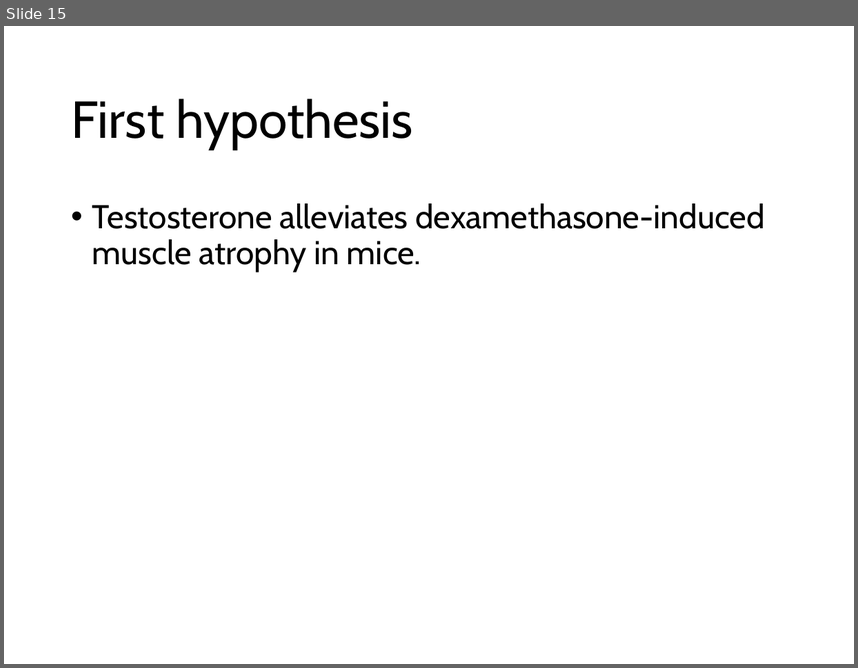
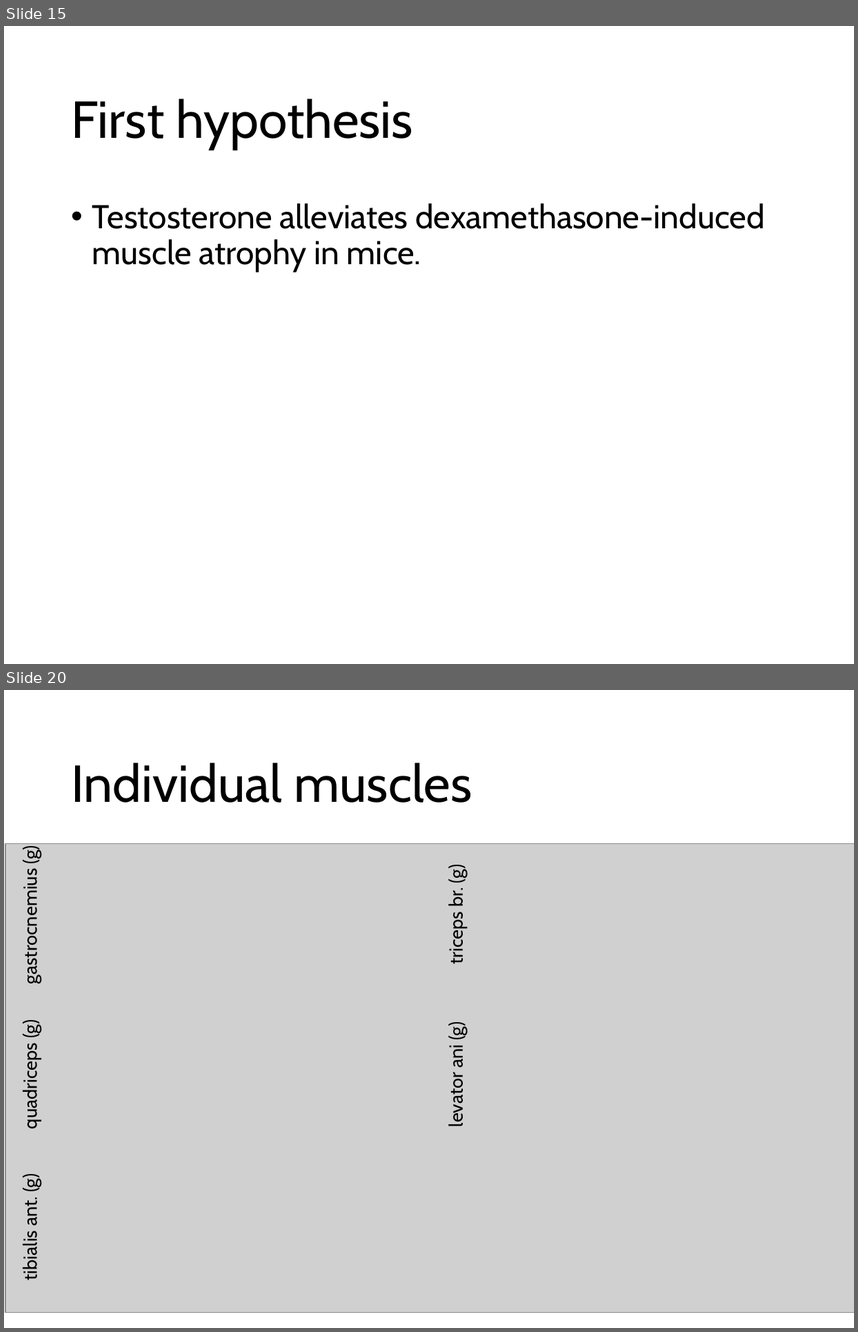
Before and after one commit to nvalexander/dissertation, a slide deck: defense.pptx. Shown one above the other, each under a label of ours: slide 15 before the commit, slides 15 and 20 after it; the slides between them are not shown. The pictures are 858x668 and 858x1332 pixels, drawn with LibreOffice and Linux fonts; fonts in the diff are those of the drawing; grey boxes stand for pictures. Boxes give left, top, right and bottom in pixels: in the first picture for what was removed or moved away, otherwise in the second. Text is boxed around its words. In the diff, an @@ line names an element or a change of style, - is before the commit and + after.

```diff
--- a/defense.pptx
+++ b/defense.pptx
@@ slide 20 added at box(4, 690, 854, 1328), background #FFFFFF @@
@@ title added at box(71, 762, 472, 802), 44 pt, text #000000 @@
+Individual muscles
@@ picture added at box(5, 843, 854, 1312) @@
@@ text added at box(18, 847, 41, 980), 16 pt, text #000000 @@
+gastrocnemius (g)
@@ text added at box(444, 866, 467, 963), 16 pt, text #000000 @@
+triceps br. (g)
@@ text added at box(18, 1021, 41, 1126), 16 pt, text #000000 @@
+quadriceps (g)
@@ text added at box(444, 1023, 467, 1125), 16 pt, text #000000 @@
+levator ani (g)
@@ text added at box(18, 1174, 41, 1279), 16 pt, text #000000 @@
+tibialis ant. (g)
```
Also in this commit, not shown: 18 other slides added, 3 other files.
